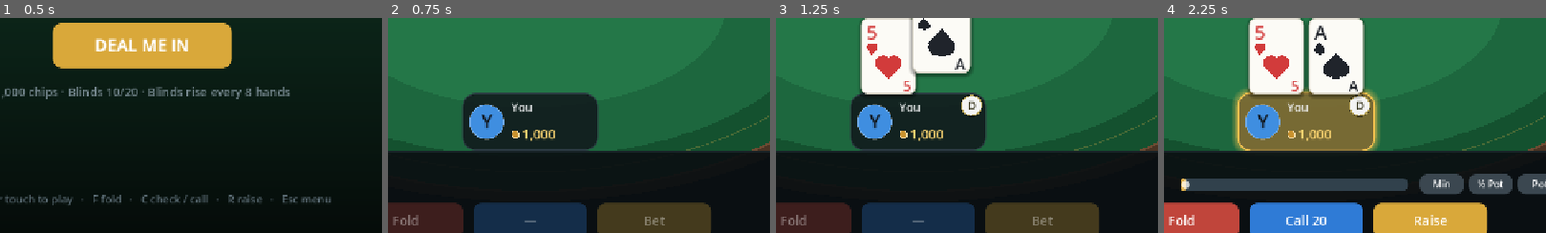
Above: before the commit, frames 1-4 (left to right).
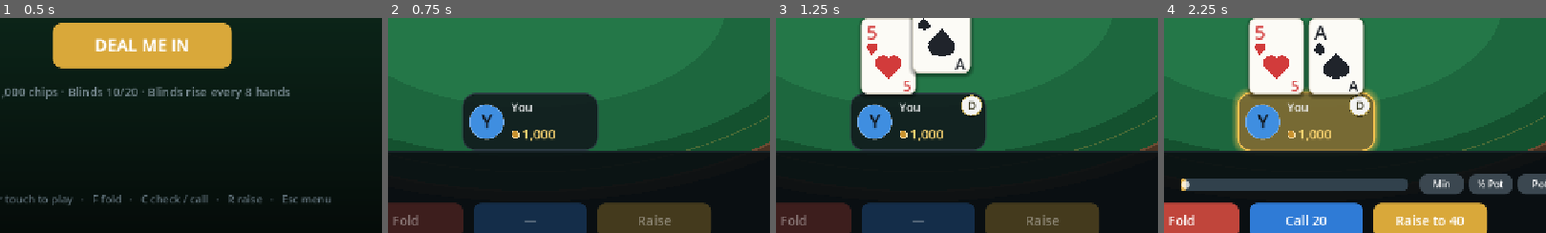
Above: after the commit, the same moments.

Repository: steve-hewitt/holdem-holdup
Game: Godot game, scene res://scenes/main.tscn
Same seed, same stepped clock (60 frames per second), same inputs: the game is played once before the commit and once after it.
Inputs (mouse positions are % of the whole screen's width and height, from its top left):
- Up to frame 1 (0.5 s): no input
- Up to frame 2 (0.75 s): click "DEAL ME IN" at 0.5 s
- Up to frame 3 (1.25 s): no input
- Up to frame 4 (2.25 s): tap Enter at 1.25 s; move the mouse to (72, 45) at 1.27 s; hold Up 1.28-2 s; hold Shift 1.28-2 s; click (72, 45) at 1.42 s; tap Space at 1.52, 1.82 s; drag from (30, 55) to (45, 70) at 2.02 s
The pictures show only the part of the screen within x 31-81%, y 49-99%; the shares and areas given below are measured in that part.

Frame 1 is identical in both runs. In frame 2, 0.2% of the frame differs, in the area x 65-74%, y 91-97%; in frame 3, 0.2%; in frame 4, 0.5%, in the area x 60-79%, y 91-97%.

Commit message:
Feedback: raise button amount, post-showdown chip movement, gross-only payouts
- Raise button shows live amount ('Raise to 70' / 'Bet 40') via
  _update_raise_label; cleared back to 'Raise' when the hand ends
- Engine holds win events until after the showdown event so reveals and
  the best-5 spotlight play with the pot intact; chips fly on the win
  beat instead of before the flip
- Recap rows are gross movement only: winners +gross, losers -committed;
  'You win' status uses gross; rows carry a committed field
- Extract PokerGame.pot_raise_target (call, then raise the resulting
  pot, clamped) and wire the quick-bet buttons through it
- Tests: pot/half-pot targets preflop and postflop, min/max clamping,
  showdown-before-wins event ordering, gross/committed row fields

Diff:
--- a/scripts/core/poker_game.gd
+++ b/scripts/core/poker_game.gd
@@ -383,8 +383,13 @@
 	var pots := _build_side_pots()
 	last_pots = pots
 
+	# Award the pots now for accounting, but hold the win events until after
+	# the showdown reveal so chips visually stay in the pot while hands show.
+	var wins_from := events.size()
 	for pot in pots:
 		_award_pot(pot)
+	var wins := events.slice(wins_from)
+	events.resize(wins_from)
 
 	for p in players:
 		p.has_acted = true
@@ -404,6 +409,8 @@
 	_event({"type": "showdown", "results": showdown_results.duplicate(),
 		"pots": pots, "reveal_order": reveal_order.duplicate(),
 		"revealed": revealed_ids.duplicate()})
+	for w in wins:
+		events.append(w)
 
 
 ## Real-poker reveal order: the last aggressor on the final betting round
@@ -568,6 +575,7 @@
 			"revealed": revealed_ids.has(p.id),
 			"amount": p.won_last,
 			"gross": p.won_last,
+			"committed": p.committed,
 			"net": p.net_last,
 		})
 
@@ -641,6 +649,14 @@
 		if other.id != p.id and other.can_contribute():
 			return true
 	return false
+
+
+## Standard pot-sized raise target: call the current bet first, then raise
+## the resulting pot. kind 1.0 = full pot, 0.5 = half pot. The result is a
+## raise-TO amount, truncated to whole chips and clamped to [lo, hi].
+static func pot_raise_target(current_bet: int, total_pot: int, to_call: int, kind: float, lo: int, hi: int) -> int:
+	var target := current_bet + int((total_pot + to_call) * kind)
+	return clampi(target, lo, hi)
 
 
 ## True when betting is finished: every contender is all-in, or at most one
--- a/scripts/main.gd
+++ b/scripts/main.gd
@@ -383,7 +383,7 @@
 		return
 	var human := game.human_player()
 	if human.net_last > 0:
-		table.set_status("You win %d!" % human.net_last)
+		table.set_status("You win %d!" % human.won_last)
 		if human.net_last >= game.big_blind * 12:
 			SoundBank.play("jackpot", 1.0, -5.0)
 	else:
--- a/scripts/ui/table_view.gd
+++ b/scripts/ui/table_view.gd
@@ -542,6 +542,7 @@
 		_seat_views[i].set_dealer(i == game.button)
 	if game.hand_over:
 		_call_button.text = "—"
+		_raise_button.text = "Raise"
 	_pot_value = game.total_pot()
 	_update_hud()
 	queue_redraw()
@@ -921,8 +922,11 @@
 
 
 func _update_raise_label() -> void:
+	var to := int(_raise_slider.value)
 	var verb := "Raise to" if game != null and game.current_bet > 0 else "Bet"
-	_raise_label.text = "%s %d" % [verb, int(_raise_slider.value)]
+	_raise_label.text = "%s %s" % [verb, _fmt(to)]
+	if _human_can_raise:
+		_raise_button.text = "%s %s" % [verb, _fmt(to)]
 
 
 func _on_quick_press(kind: float) -> void:
@@ -939,7 +943,8 @@
 		# chip (including live bets), so only the pending call is added.
 		var hero := game.current_player()
 		var to_call: int = game.current_bet - (hero.bet if hero != null else 0)
-		target = game.current_bet + int((game.total_pot() + to_call) * kind)
+		target = PokerGame.pot_raise_target(game.current_bet, game.total_pot(),
+			to_call, kind, int(_raise_slider.min_value), int(_raise_slider.max_value))
 	target = clampi(target, int(_raise_slider.min_value), int(_raise_slider.max_value))
 	_raise_slider.value = target
 	_update_raise_label()
@@ -1180,27 +1185,22 @@
 	amount_label.add_theme_font_size_override("font_size", 18)
 	amount_label.horizontal_alignment = HORIZONTAL_ALIGNMENT_RIGHT
 	amount_label.mouse_filter = Control.MOUSE_FILTER_IGNORE
-	var net: int = int(r.get("net", 0))
+	# Gross chip movement only: winners show what the pot paid them, losers
+	# show what they put in.
 	var gross: int = int(r.get("gross", r.get("amount", 0)))
-	if r.get("won", false) and gross != net:
-		amount_label.text = "+%s (%s net)" % [_fmt(gross), _signed(net)]
-	elif net > 0:
-		amount_label.text = "+%s" % _fmt(net)
-	else:
-		amount_label.text = _signed(net)
-	if net > 0:
+	var lost: int = int(r.get("committed", 0))
+	if r.get("won", false):
+		amount_label.text = "+%s" % _fmt(gross)
 		amount_label.add_theme_color_override("font_color", Color("#8fd694"))
-	elif net < 0:
+	elif lost > 0:
+		amount_label.text = "-%s" % _fmt(lost)
 		amount_label.add_theme_color_override("font_color", Color("#e07060"))
 	else:
+		amount_label.text = "—"
 		amount_label.add_theme_color_override("font_color", Color("#9fb3bd"))
 	row.add_child(name_label)
 	row.add_child(amount_label)
 	_result_rows.add_child(row)
-
-
-func _signed(amount: int) -> String:
-	return "+%s" % _fmt(amount) if amount >= 0 else _fmt(amount)
 
 
 ## One small line per side pot so split/odd-chip awards are not a mystery.
--- a/test/test_poker_game.gd
+++ b/test/test_poker_game.gd
@@ -534,3 +534,69 @@
 		for p in game.players:
 			assert_false(p.last_action == "Small blind" or p.last_action == "Big blind",
 				"blind tags do not leak past preflop")
+
+
+func test_pot_raise_targets() -> void:
+	# Preflop, blinds 10/20: pot 30, facing 20. Call (pot 50), raise 50 -> 70.
+	assert_eq(PokerGame.pot_raise_target(20, 30, 20, 1.0, 40, 1000), 70)
+	assert_eq(PokerGame.pot_raise_target(20, 30, 20, 0.5, 40, 1000), 45)
+	# Flop, pot 100, bet 40: call (pot 140), raise 140 -> 180; half -> 110.
+	assert_eq(PokerGame.pot_raise_target(40, 100, 40, 1.0, 80, 1000), 180)
+	assert_eq(PokerGame.pot_raise_target(40, 100, 40, 0.5, 80, 1000), 110)
+	# Opening into an empty street: pot bet, half pot.
+	assert_eq(PokerGame.pot_raise_target(0, 60, 0, 1.0, 20, 1000), 60)
+	assert_eq(PokerGame.pot_raise_target(0, 60, 0, 0.5, 20, 1000), 30)
+	# Clamped to the legal window.
+	assert_eq(PokerGame.pot_raise_target(20, 30, 20, 1.0, 100, 1000), 100)
+	assert_eq(PokerGame.pot_raise_target(40, 100, 40, 1.0, 80, 150), 150)
+
+
+func test_showdown_event_comes_before_win_events() -> void:
+	var game := _make_game(4)
+	game.start_hand()
+	var last: Array = []
+	var guard := 0
+	while not game.hand_over and guard < 200:
+		guard += 1
+		var la := game.get_legal_actions()
+		if la.get("can_check", false):
+			last = game.apply("check")
+		elif la.get("can_call", false):
+			last = game.apply("call")
+		else:
+			last = game.apply("fold")
+	assert_eq(game.street, PokerGame.Street.SHOWDOWN)
+	var types: Array = []
+	for ev in last:
+		types.append(ev.get("type", ""))
+	var showdown_idx := types.find("showdown")
+	assert_gt(showdown_idx, -1, "final batch contains the showdown event")
+	assert_true(types.has("win"), "final batch pays the winners")
+	for i in range(types.size()):
+		if types[i] == "win":
+			assert_gt(i, showdown_idx, "chips move only after the reveal")
+
+
+func test_showdown_rows_carry_gross_and_committed() -> void:
+	var game := _make_game(4)
+	game.start_hand()
+	var guard := 0
+	while not game.hand_over and guard < 200:
+		guard += 1
+		var la := game.get_legal_actions()
+		if la.get("can_check", false):
+			game.apply("check")
+		elif la.get("can_call", false):
+			game.apply("call")
+		else:
+			game.apply("fold")
+	assert_eq(game.street, PokerGame.Street.SHOWDOWN)
+	for r in game.showdown_results:
+		var p: PokerPlayer = game.players[int(r["player"])]
+		assert_eq(int(r["gross"]), p.won_last, "gross is what the pot paid")
+		assert_eq(int(r["committed"]), p.committed, "row carries chips put in")
+		if r.get("won", false):
+			assert_gt(int(r["gross"]), 0)
+		else:
+			assert_eq(int(r["gross"]), 0, "losers are paid nothing")
+			assert_gt(int(r["committed"]), 0, "losers still show their buy-in")
